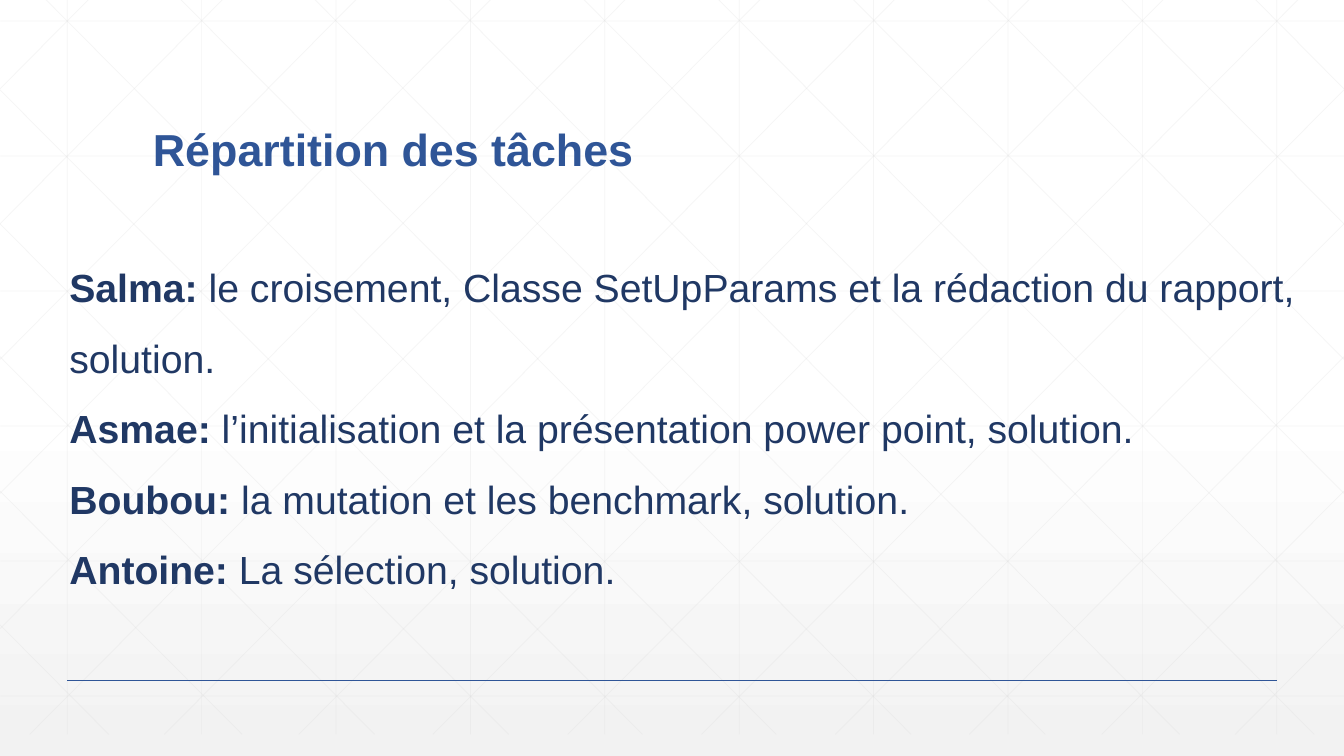
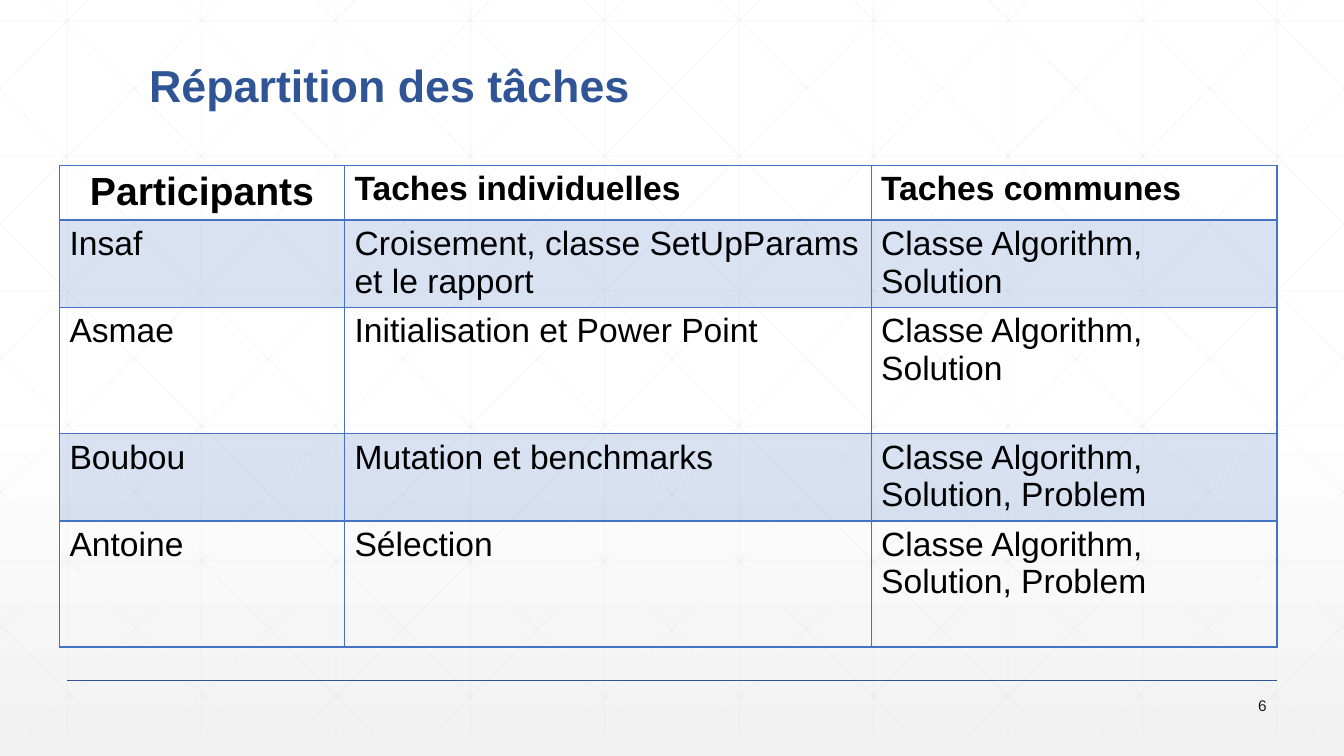
Before and after one commit to SAGNA01/WDEA, a slide deck: slide 6 of WeightedDifferentialEvolutionAlgorithm.pptx. Drawn at 1344x756 pixels with LibreOffice and Linux fonts; fonts in the diff are those of the drawing. Boxes give left, top, right and bottom in pixels: in the first picture for what was removed or moved away, otherwise in the second. Text is boxed around its words. In the diff, an @@ line names an element or a change of style, - is before the commit and + after.

```diff
--- a/WeightedDifferentialEvolutionAlgorithm.pptx
+++ b/WeightedDifferentialEvolutionAlgorithm.pptx
@@ title "Répartition des tâches": place and size @@
-title "Répartition des tâches" at [153,132,633,175]
+title "Répartition des tâches" at [149,68,629,111]
@@ table added at [59,165,1277,666], 5 rows, 3 columns @@
+Participants | Taches individuelles | Taches communes
+Insaf | Croisement, classe SetUpParams et le rapport | Classe Algorithm, Solution
+Asmae | Initialisation et Power Point | Classe Algorithm, Solution
+Boubou | Mutation et benchmarks | Classe Algorithm, Solution, Problem
+Antoine | Sélection | Classe Algorithm, Solution, Problem
@@ text removed at [69,273,1294,589] @@
-Salma: le croisement, Classe SetUpParams et la rédaction du rapport, solution.
-Asmae: l’initialisation et la présentation power point, solution.
-Boubou: la mutation et les benchmark, solution.
-Antoine: La sélection, solution.
@@ page number added at [1258,700,1267,711], 11 pt, text #1A1A1A @@
+6
```
Also in this commit, not shown: 7 other slides changed.
